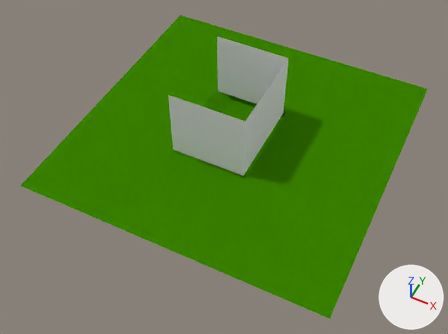
Two versions of the Blender file GUIPrototype/assets/Model/Table/table.blend, one commit apart.
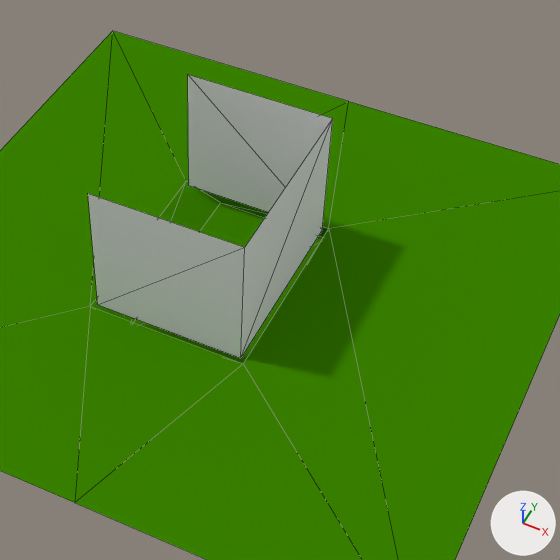
Old and new are each drawn whole from a 50 mm lens placed at (18.1, -39.5, 43.6), pointed at (0.5, -4.2, -0.4) and again close up on the part from 28% to 89% of the width and 0% to 82% of the height. Arrows for +X, +Y and +Z are at lower right; the lights stay in place. The close-ups show mesh edges as thin lines.
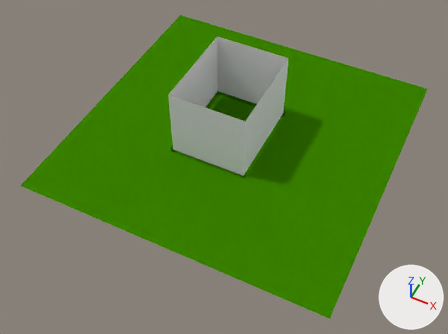
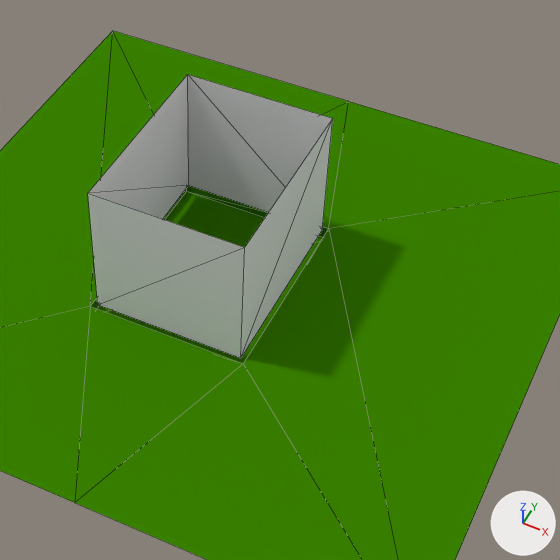
The change, as a diff of the scene's bpy script:
```diff
--- a/GUIPrototype/assets/Model/Table/table.blend.py
+++ b/GUIPrototype/assets/Model/Table/table.blend.py
@@ me_cube_002 @@
 me_cube_002.from_pydata(...)  # 8 vertices, 6 faces; spans x -5.0..2.89, y -5.0..5.0, z 0.0..7.0
 # used by ob_cube_001; location = (0.0, 0.0, 0.0); scale = (0.95, 0.95, 1.0)
 # verts and faces of me_cube_002; kept vertices keep their numbers, new ones are numbered from 8
 # before: 0 (-5.0, -5.0, 0.0) at pixel (97, 304), 1 (-5.0, 5.0, 0.0) at pixel (188, 185), 4 (-5.0, -5.0, 7.0) at pixel (87, 193), 5 (-5.0, 5.0, 7.0) at pixel (187, 74)
+# me_cube_002 part 1
+faces += [(1, 5, 4), (0, 1, 4)]
 me_cube_002.materials.append(mat_material_002)
@@ me_cube @@
 me_cube.from_pydata(...)  # 14 vertices, 20 faces; spans x -15.0..15.0, y -15.0..15.0, z -0.7..0.0
 # used by ob_cube; location = (0.0, 0.0, 0.0)
-me_cube.vertices[0].co = (-3.0, -5.0, -0.7)
-me_cube.vertices[1].co = (-3.0, 5.0, -0.7)  # pixel (220, 202)
+# me_cube part 2
+me_cube.vertices[0].co = (-5.0, -5.0, -0.7)
+me_cube.vertices[1].co = (-5.0, 5.0, -0.7)  # pixel (186, 191)
 me_cube.materials.append(mat_material)
```

Changed parts and their boxes [x1, y1, x2, y2] in the close-ups (560 x 560 px; the box of a moved part takes in the faces that stretch with it):
'Cube.001', reshaped: before [88, 75, 333, 358]; after [88, 74, 333, 358]
part 1 of me_cube_002, added: after [88, 74, 189, 219]
part 2 of me_cube, moved or reshaped: before [91, 181, 329, 364]; after [91, 186, 329, 364]
